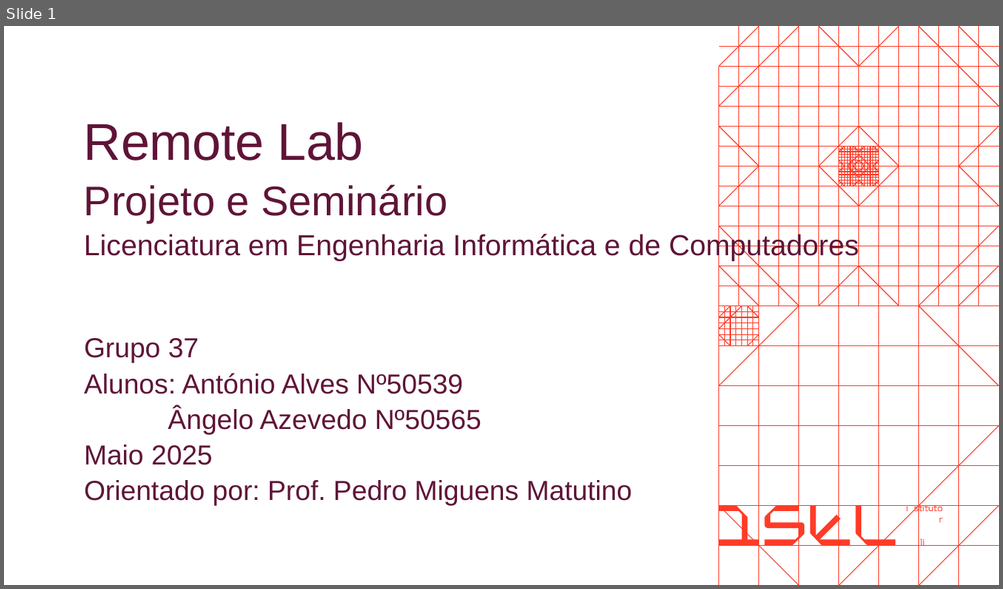
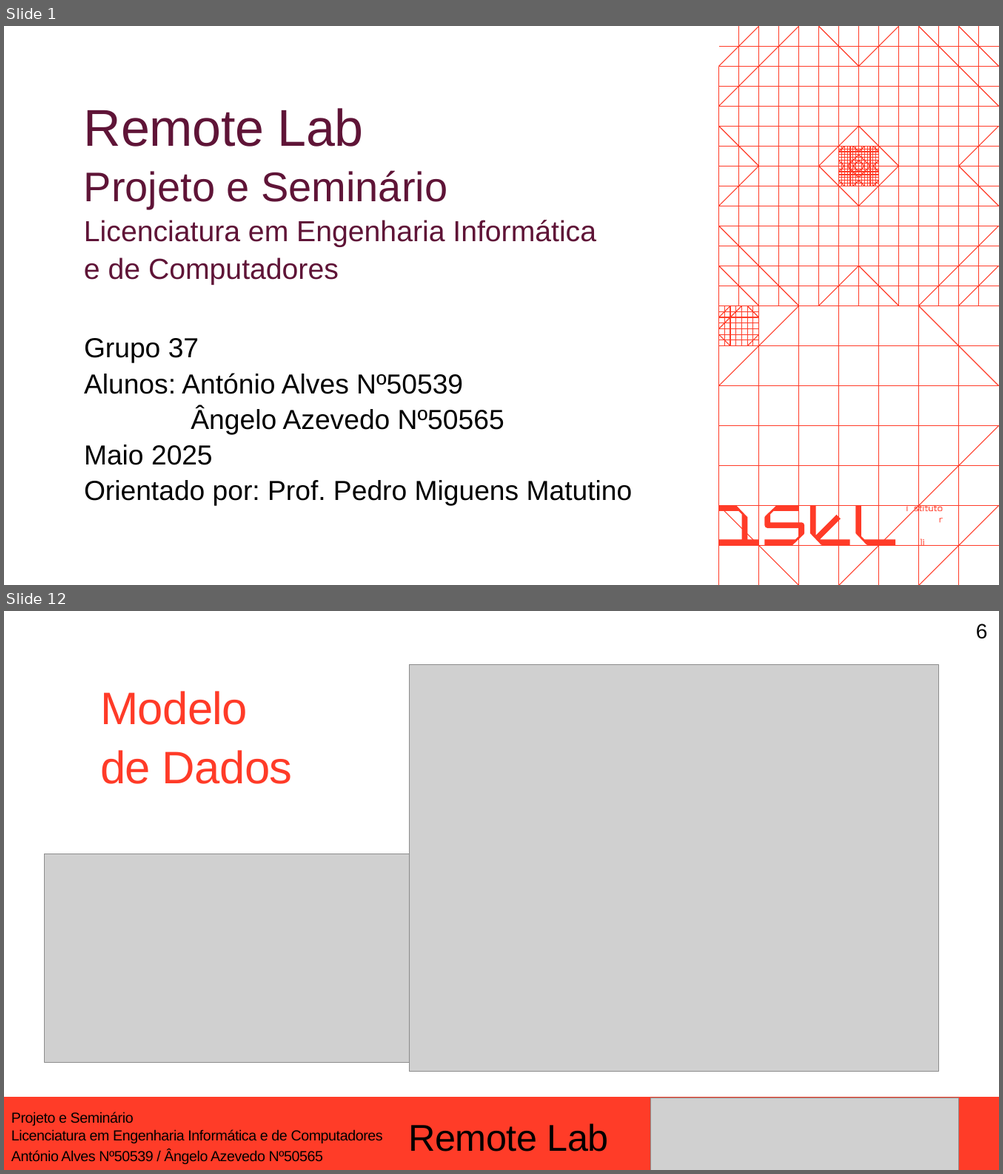
Before and after one commit to isel-remote-lab/documentation, a slide deck: img/ApresentacaoProgressoRL.pptx. Shown one above the other, each under a label of ours: slide 1 before the commit, slides 1 and 12 after it; the slides between them are not shown. The pictures are 1003x589 and 1003x1174 pixels, drawn with LibreOffice and Linux fonts; fonts in the diff are those of the drawing; grey boxes stand for pictures; background and template pictures are left out. Boxes give left, top, right and bottom in pixels: in the first picture for what was removed or moved away, otherwise in the second. Text is boxed around its words. In the diff, an @@ line names an element or a change of style, - is before the commit and + after.

```diff
--- a/img/ApresentacaoProgressoRL.pptx
+++ b/img/ApresentacaoProgressoRL.pptx
@@ slide 12 added at (4, 611, 999, 1170), background picture (left out) @@
@@ text added at (976, 624, 987, 639), 20 pt, text #000000 @@
+6
@@ picture added at (409, 665, 939, 1071) @@
@@ text added at (100, 691, 293, 784), 44 pt, text #FF3B28 @@
+Modelo
+de Dados
@@ picture added at (44, 854, 448, 1062) @@
@@ rectangle added at (4, 1097, 999, 1170), fill #FF3C28, outline #FF3C28 1.5 pt @@
@@ picture added at (651, 1098, 959, 1170) @@
@@ text added at (11, 1112, 383, 1144), 14 pt, text #000000 @@
+Projeto e Seminário
+Licenciatura em Engenharia Informática e de Computadores
@@ text added at (408, 1124, 608, 1152), 36 pt, text #000000 @@
+Remote Lab
@@ text added at (11, 1150, 323, 1165), 14 pt, text #000000 @@
+António Alves Nº50539 / Ângelo Azevedo Nº50565
@@ slide 1 changed as well @@
@@ text "Remote Lab": place and size @@
-text "Remote Lab" at (84, 122, 859, 261)
+text "Remote Lab" at (84, 108, 596, 285)
@@ text at (84, 220, 596, 285): text changed @@
-Licenciatura em Engenharia Informática e de Computadores
+Licenciatura em Engenharia Informática
+e de Computadores
@@ text "Grupo 37" at (84, 338, 632, 506): text colour #5F1437 to #000000 @@
```
Also in this commit, not shown: 8 other slides changed, 5 other slides added, 10 other files.
